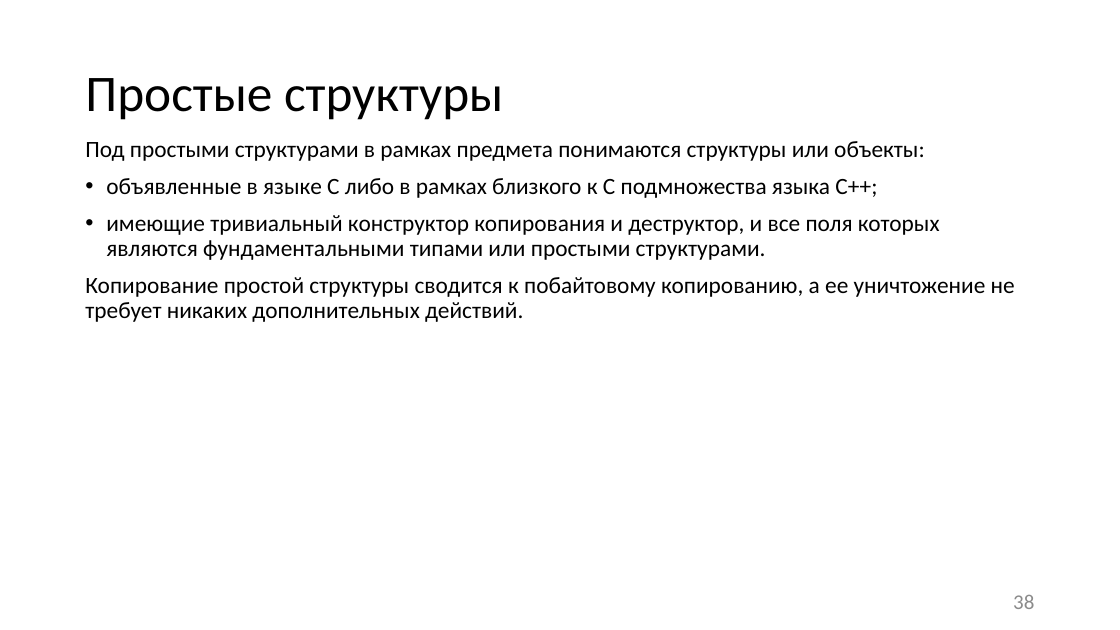
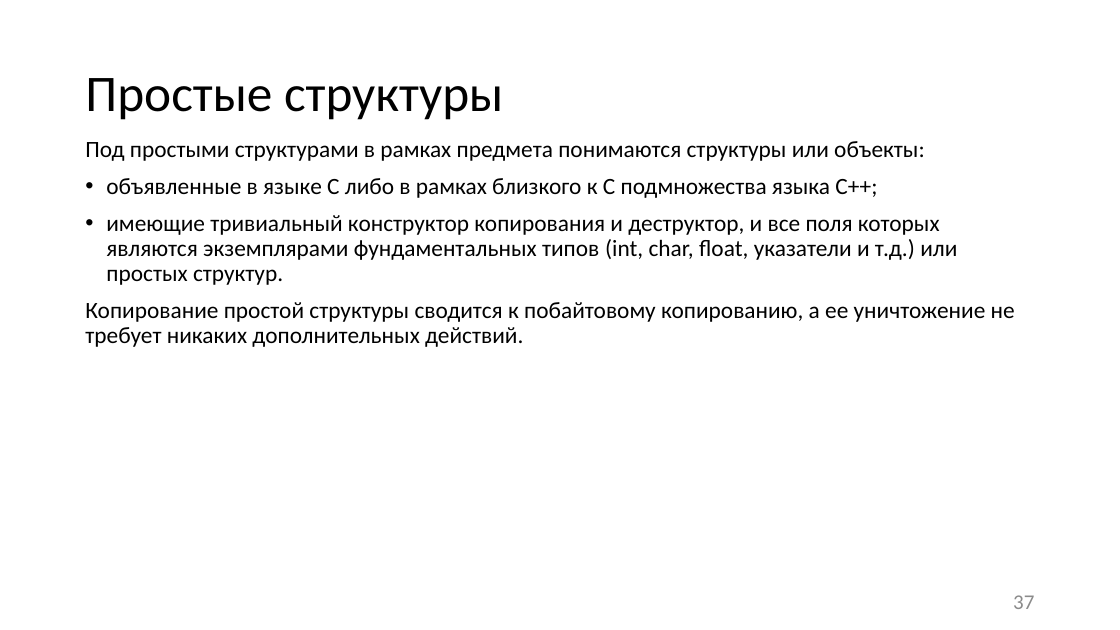
Before and after one commit to itsecd/low-level-programming, a slide deck: slide 37 of Lectures/3.Calling_conventions/Lecture3.pptx (slide 38 before the commit). Drawn at 1120x630 pixels with LibreOffice and Linux fonts; fonts in the diff are those of the drawing. Boxes give left, top, right and bottom in pixels: in the first picture for what was removed or moved away, otherwise in the second. Text is boxed around its words. In the diff, an @@ line names an element or a change of style, - is before the commit and + after.

```diff
--- a/Lectures/3.Calling_conventions/Lecture3.pptx
+++ b/Lectures/3.Calling_conventions/Lecture3.pptx
@@ text at [106, 215, 957, 285]: text changed @@
-• имеющие тривиальный конструктор копирования и деструктор, и все поля которых являются фундаментальными типами или простыми структурами.
+• имеющие тривиальный конструктор копирования и деструктор, и все поля которых являются экземплярами фундаментальных типов (int, char, float, указатели и т.д.) или простых структур.
@@ page number at [1013, 595, 1034, 609]: text changed @@
-38
+37
```
Also in this commit, not shown: 38 other slides changed, 1 slide added, 2 slides removed, 1 other file.
